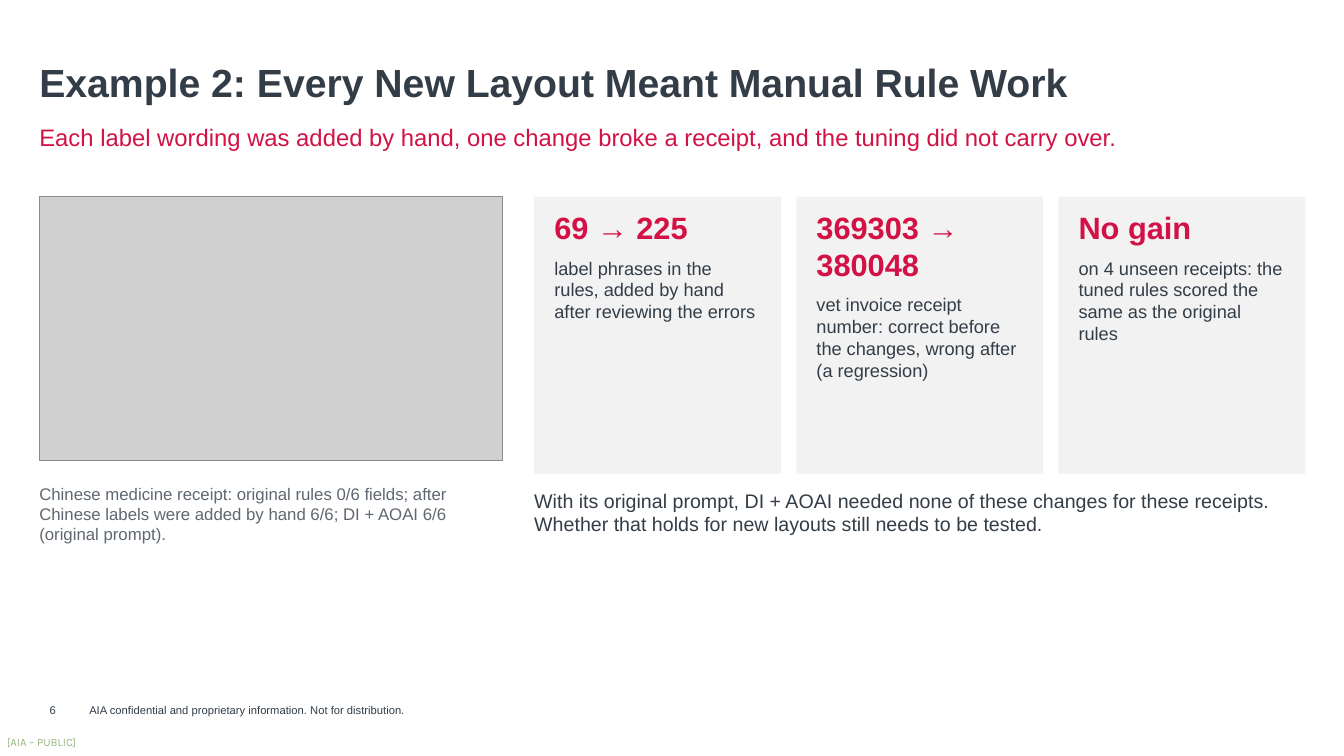
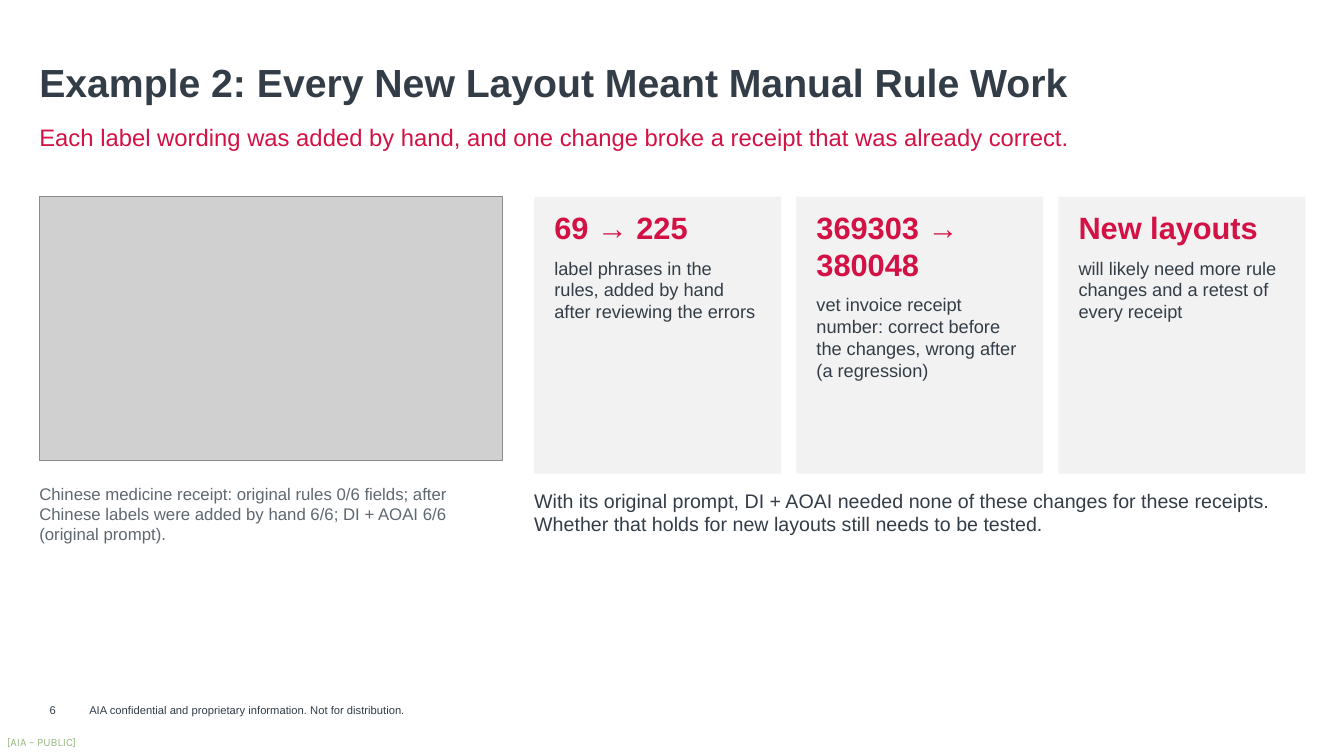
Before and after one commit to harrysokool/playground, a slide deck: slide 6 of ppt/ocr_benchmark/current/OCR_Benchmark_V3.pptx. Drawn at 1344x756 pixels with LibreOffice and Linux fonts; fonts in the diff are those of the drawing; grey boxes stand for pictures; background and template pictures are left out. Boxes give left, top, right and bottom in pixels: in the first picture for what was removed or moved away, otherwise in the second. Text is boxed around its words. In the diff, an @@ line names an element or a change of style, - is before the commit and + after.

```diff
--- a/ppt/ocr_benchmark/current/OCR_Benchmark_V3.pptx
+++ b/ppt/ocr_benchmark/current/OCR_Benchmark_V3.pptx
@@ text at box(39, 128, 1068, 151): text changed @@
-Each label wording was added by hand, one change broke a receipt, and the tuning did not carry over.
+Each label wording was added by hand, and one change broke a receipt that was already correct.
@@ text in rectangle at box(1079, 216, 1276, 322): text changed @@
-No gain
-on 4 unseen receipts: the tuned rules scored the same as the original rules
+New layouts
+will likely need more rule changes and a retest of every receipt
```
Also in this commit, not shown: 4 other slides changed, 1 slide added, 1 slide removed, 13 other files.
